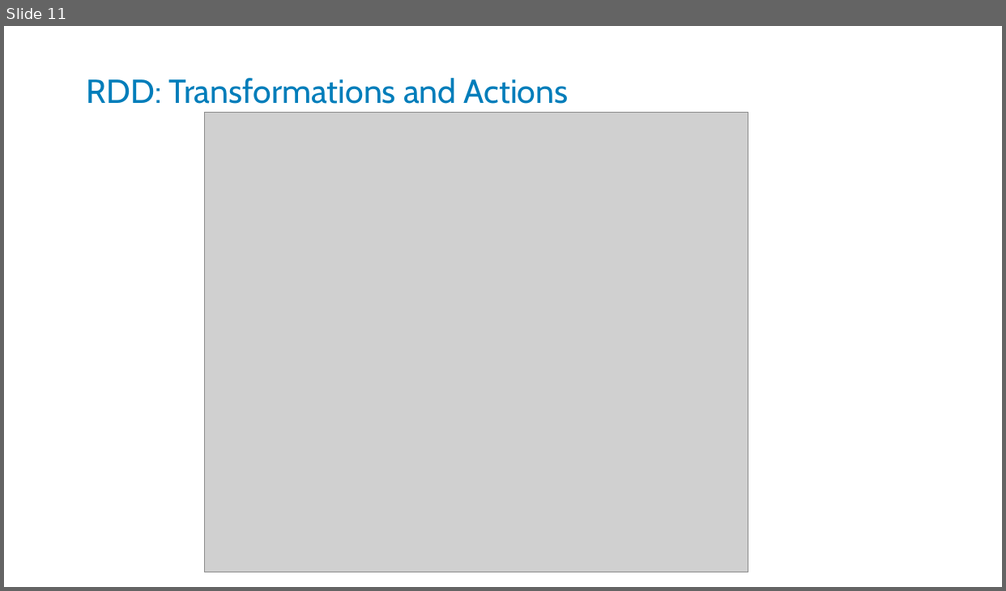
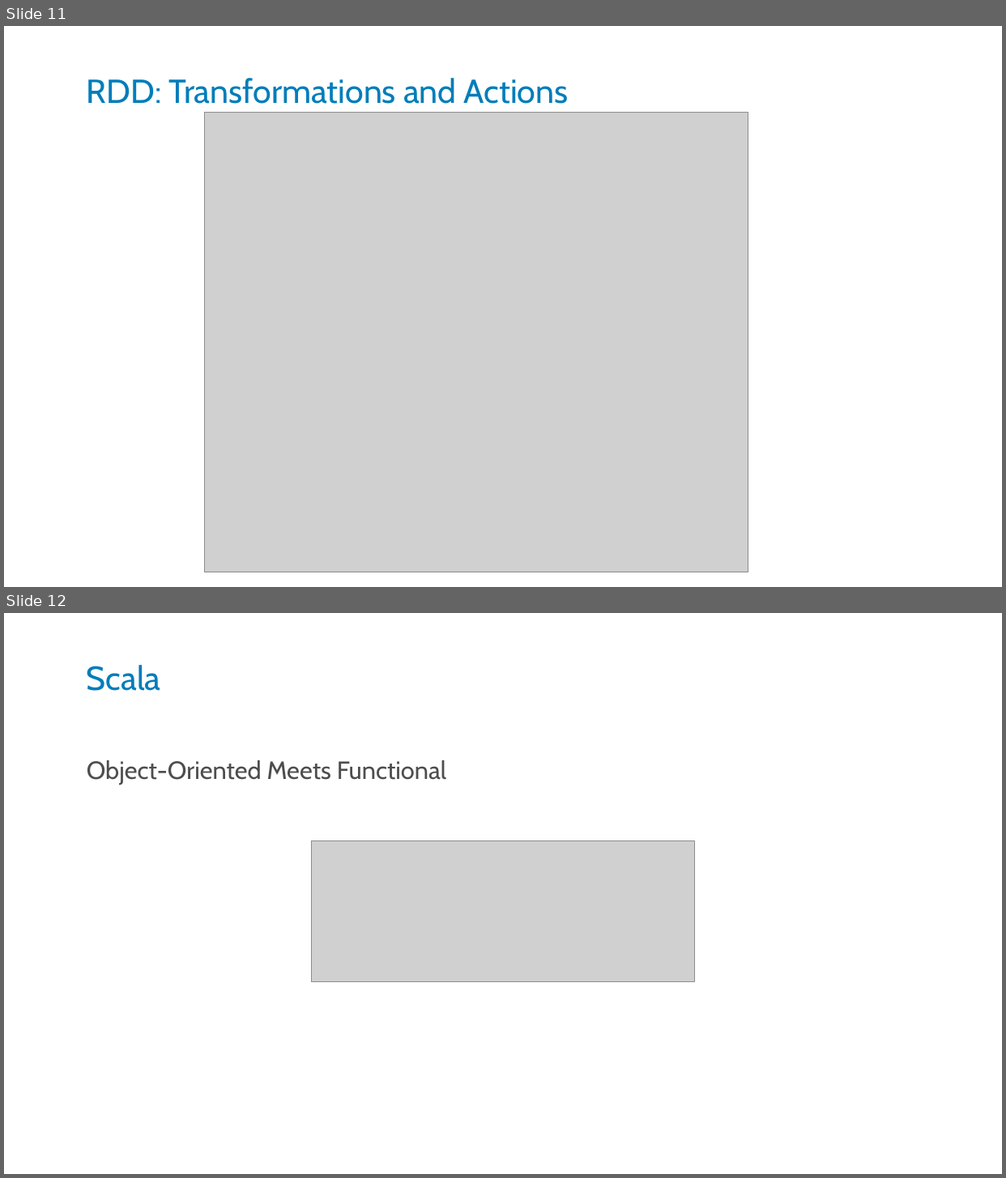
Before and after one commit to kstanaszek/SparkAndScalaInTandem, a slide deck: src/main/resources/slides.pptx. Shown one above the other, each under a label of ours: slide 11 before the commit, slides 11 and 12 after it. The pictures are 1006x591 and 1006x1178 pixels, drawn with LibreOffice and Linux fonts; fonts in the diff are those of the drawing; grey boxes stand for pictures. Boxes give left, top, right and bottom in pixels: in the first picture for what was removed or moved away, otherwise in the second. Text is boxed around its words. In the diff, an @@ line names an element or a change of style, - is before the commit and + after.

```diff
--- a/src/main/resources/slides.pptx
+++ b/src/main/resources/slides.pptx
@@ slide 12 added at <box>4,613,1002,1174</box>, background #FFFFFF @@
@@ title added at <box>87,665,161,691</box>, 24 pt, text #007DBA @@
+Scala
@@ text added at <box>87,760,446,785</box>, 18 pt, text #4D4D4D @@
+Object-Oriented Meets Functional
@@ picture added at <box>311,841,695,982</box> @@
```
Also in this commit, not shown: 4 other slides added, 3 slides removed.
